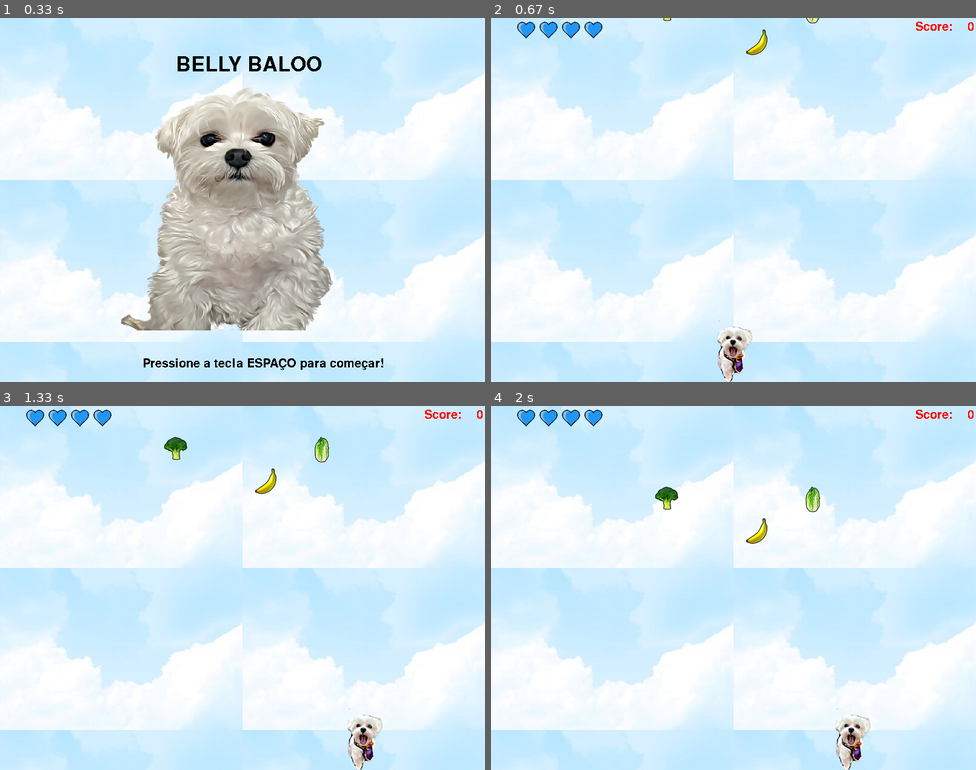
Above: before the commit, frames 1-4 (two rows, left to right).
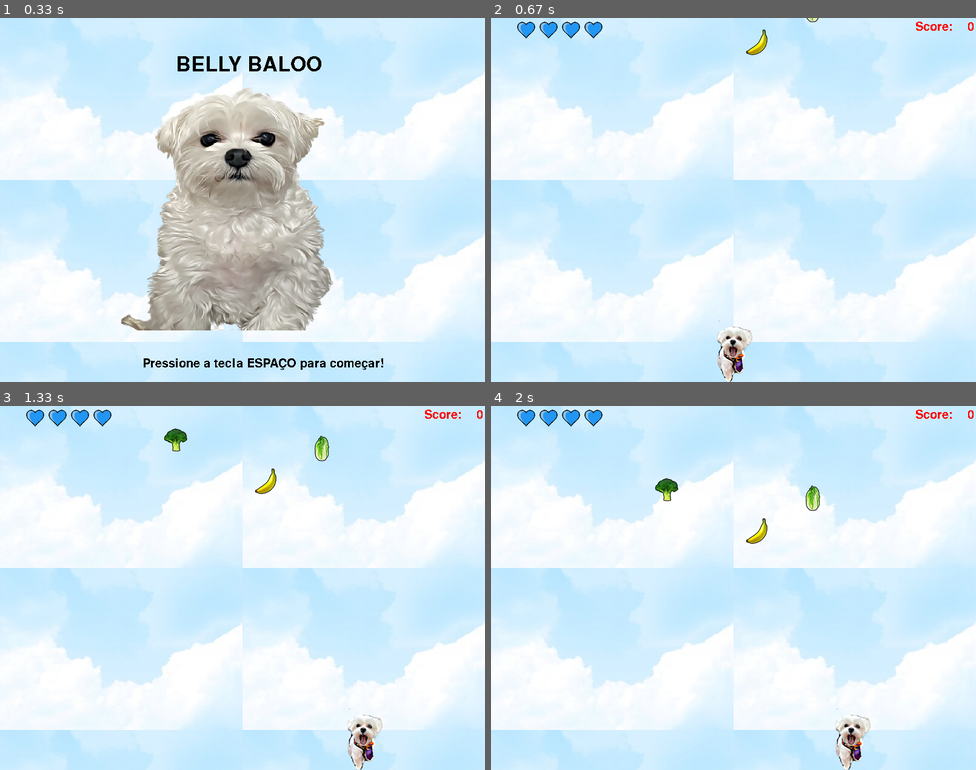
Above: after the commit, the same moments.

Repository: luizatac/pygamerecomeco
Game: pygame game, started from jogo.py
The game is run twice, just before and just after one commit, with the same random seed, the same clock (stepped at 60 frames per second) and the same inputs.
Inputs:
- Up to frame 1 (0.33 s): no input
- Up to frame 2 (0.67 s): tap Space at 0.33 s
- Up to frame 3 (1.33 s): hold Right 0.67-1.13 s; tap Space at 0.73, 1.03, 1.23 s; hold Right from 1.17 s (still down)
- Up to frame 4 (2 s): tap Space at 1.53, 1.73 s; release Right at 1.63 s; hold Left from 1.67 s (still down)

Frame 1 is identical in both runs. In frame 2, less than 0.1% of the frame differs, in the area x 35-68%, y 0-2%; in frame 3, 0.4%, in the area x 33-68%, y 6-16%; in frame 4, 0.4%.

Commit message:
aps

Diff:
--- a/jogo.py
+++ b/jogo.py
@@ -171,14 +171,19 @@
                 self.list['food'].remove(sprite)
                 self.player.set_lives(self.player.get_lives() -1)
 
+##Abstração
     def manage(self):
-        r = Random.randint( 0, 60 )
-        x = Random.randint( 200, 600 )
-        if (r > (self.nivel * len(self.list['food']))):
-            food = imcomidas([0, 0])
-            size  = food.get_size()
-            food.set_pos([x , - size[1]])
-            self.list['food'].add(food)
+        r = Random.randint(0, 60)
+        if r > (self.nivel * len(self.list['food'])):
+            self.list['food'].add(self.cria_comida())
+
+    def cria_comida(self):
+        x = Random.randint(200, 600)
+        food = imcomidas([0, 0])
+        size = food.get_size()
+        food.set_pos([x, -size[1]])
+        return food
+###
 
     #tela de menu
     def menu(self):
